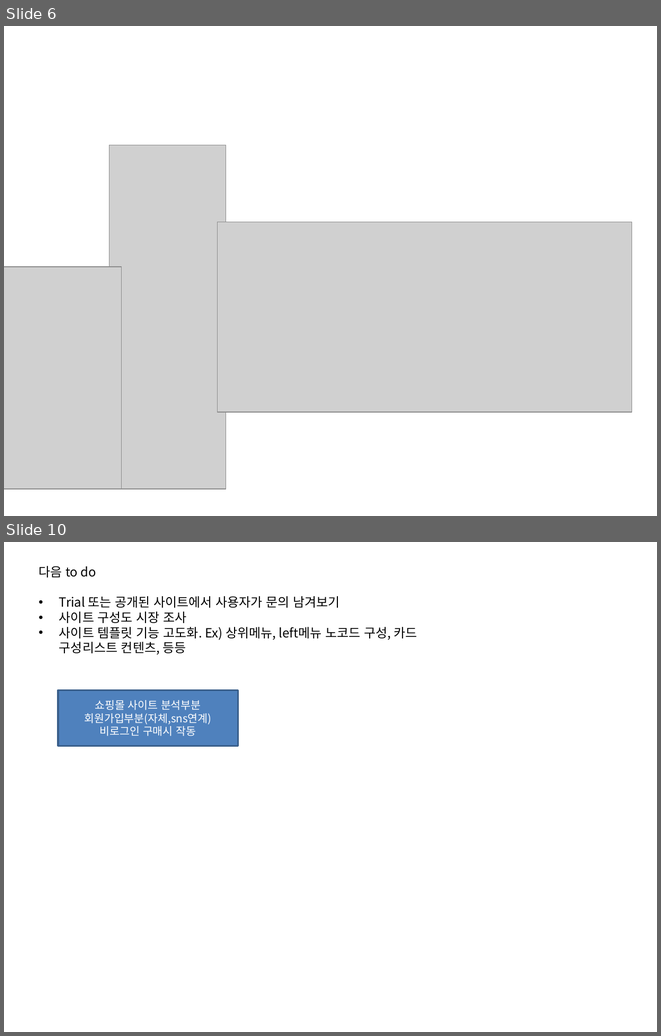
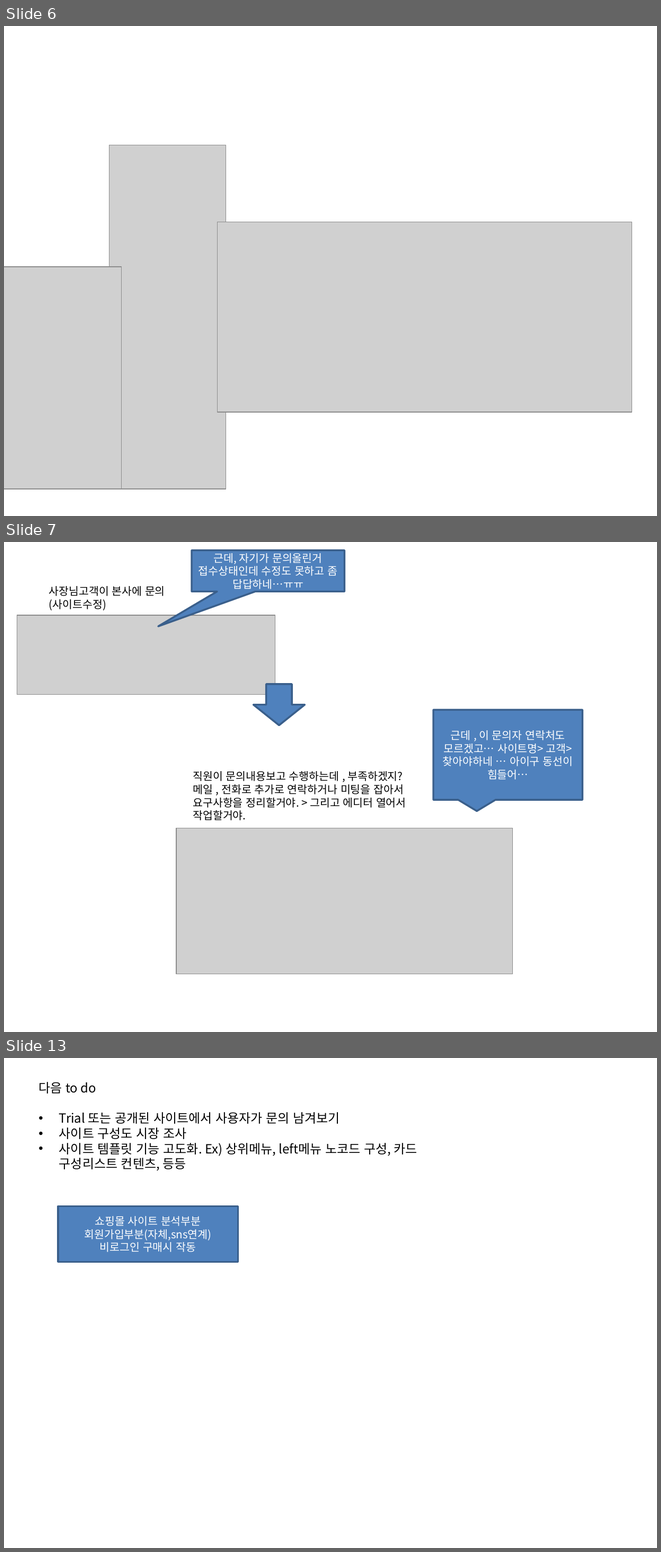
Before and after one commit to oksusoo1/homepageDev, a slide deck: My-plaform기획2.pptx. Shown one above the other, each under a label of ours: slides 6 and 10 before the commit, slides 6, 7 and 13 after it; the slides between them are not shown. The pictures are 661x1036 and 661x1552 pixels, drawn with LibreOffice and Linux fonts; fonts in the diff are those of the drawing; grey boxes stand for pictures. Boxes give left, top, right and bottom in pixels: in the first picture for what was removed or moved away, otherwise in the second. Text is boxed around its words. In the diff, an @@ line names an element or a change of style, - is before the commit and + after.

```diff
--- a/My-plaform기획2.pptx
+++ b/My-plaform기획2.pptx
@@ slide 7 added at [4, 542, 657, 1032], background #FFFFFF @@
@@ speech box added at [192, 550, 344, 592], fill #4F81BD, outline #3A5F8C 2 pt, 12 pt, text #FFFFFF @@
+근데, 자기가 문의올린거 접수상태인데 수정도 못하고 좀 답답하네…ㅠㅠ
@@ text added at [49, 586, 165, 610], 12 pt, text #000000 @@
+사장님고객이 본사에 문의(사이트수정)
@@ picture added at [17, 615, 276, 694] @@
@@ down arrow added at [254, 685, 305, 725], fill #4F81BD, outline #3A5F8C 2 pt @@
@@ speech box added at [433, 710, 582, 800], fill #4F81BD, outline #3A5F8C 2 pt, 12 pt, text #FFFFFF @@
+근데 , 이 문의자 연락처도 모르겠고… 사이트명> 고객> 찾아야하네 … 아이구 동선이 힘들어…
@@ text added at [193, 771, 406, 820], 12 pt, text #000000 @@
+직원이 문의내용보고 수행하는데 , 부족하겠지? 메일 , 전화로 추가로 연락하거나 미팅을 잡아서 요구사항을 정리할거야. > 그리고 에디터 열어서 작업할거야.
@@ picture added at [176, 828, 513, 973] @@
@@ what was slide 10 is now slide 13 @@
```
Also in this commit, not shown: 2 other slides added, 12 other files.
